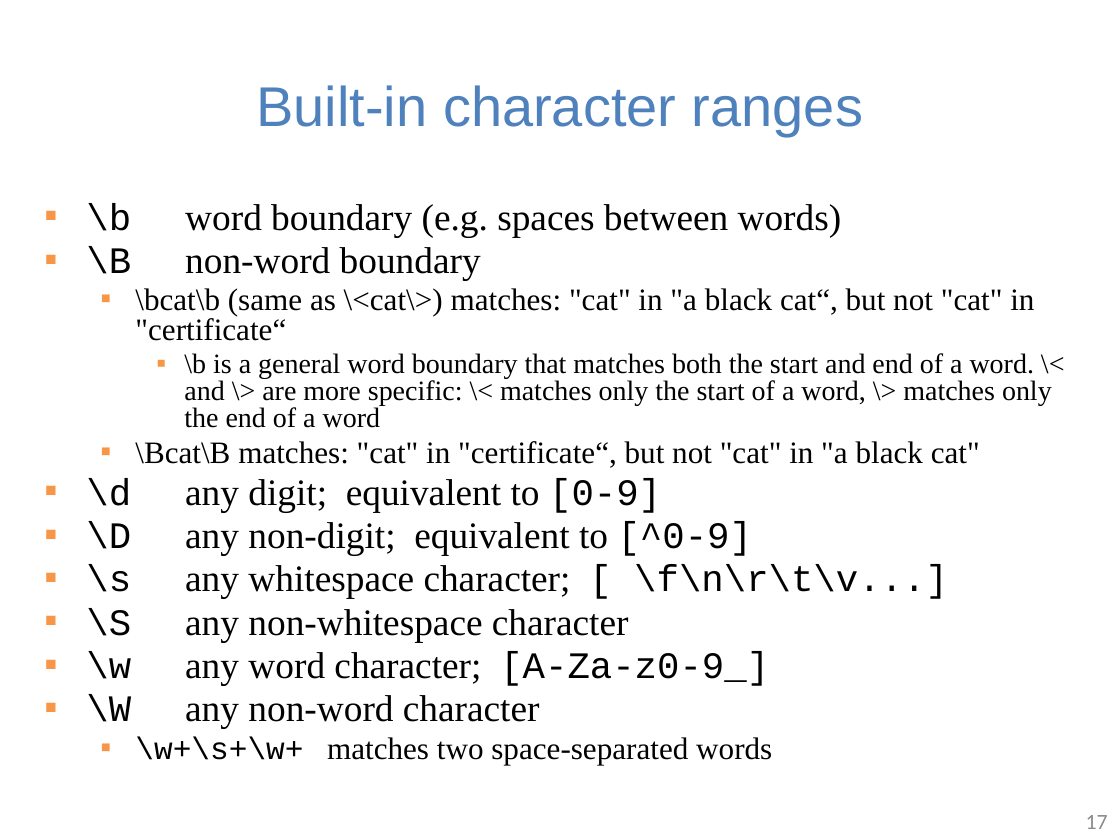
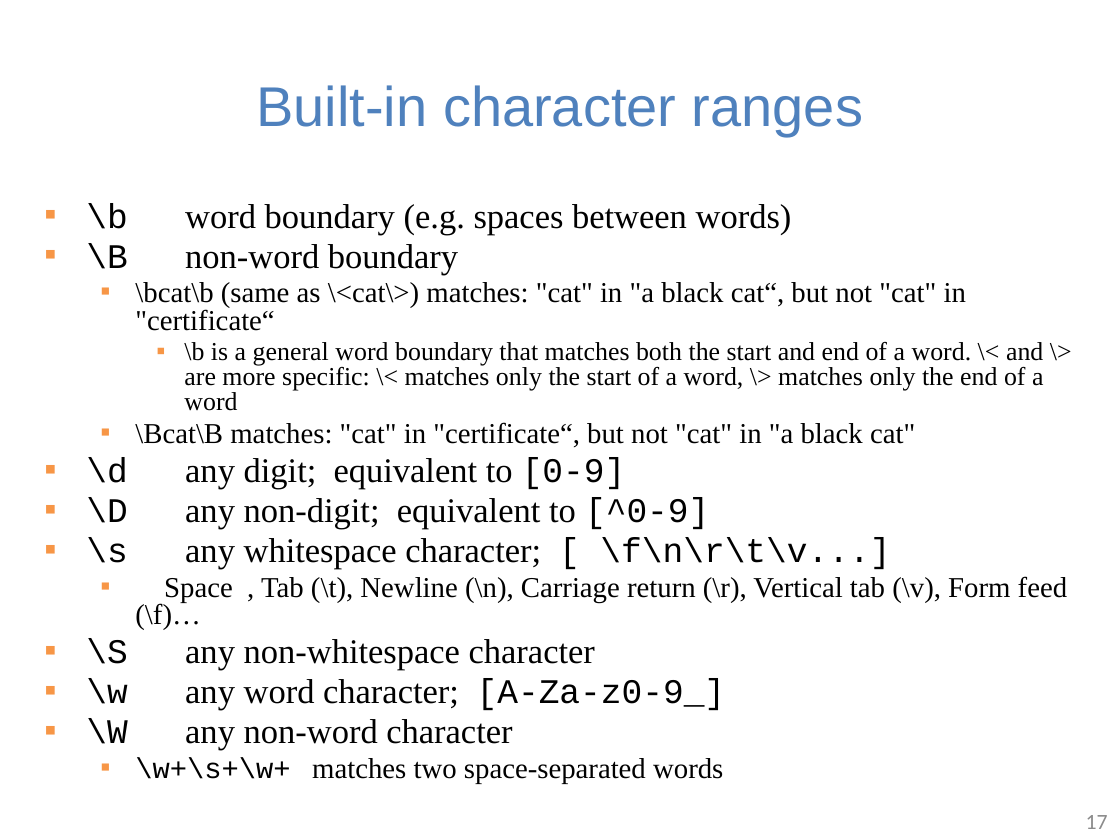
Before and after one commit to guhofstra/CSC111Fa25, a slide deck: slide 17 of PPTs/Lecture 4-string in java.pptx. Drawn at 1120x840 pixels with LibreOffice and Linux fonts; fonts in the diff are those of the drawing. Boxes give left, top, right and bottom in pixels: in the first picture for what was removed or moved away, otherwise in the second. Text is boxed around its words. In the diff, an @@ line names an element or a change of style, - is before the commit and + after.

```diff
--- a/PPTs/Lecture 4-string in java.pptx
+++ b/PPTs/Lecture 4-string in java.pptx
@@ text at (x1=86, y1=204, x2=1043, y2=784): size 24 to 22.2 pt in "\b word boundary (e.g. spaces between words)", "\B non-word boundary", "\d any digit; equivalent to [0-9]", "\D any non-digit; equivalent to [^0-9]" and 4 more places; size 20 to 18.5 pt in "\bcat\b (same as \<cat\>) matches: "cat" in ...", "\Bcat\B matches: "cat" in "certificate“, but not ...", "\w+\s+\w+ matches two space-separated words"; size 18 to 16.6 pt in "\b is a general word boundary that ..." @@
@@ text at (x1=135, y1=576, x2=1067, y2=630): paragraph added @@
+  ▪ Space , Tab (\t), Newline (\n), Carriage return (\r), Vertical tab (\v), Form feed (\f)…
```
Also in this commit, not shown: 2 other slides changed, 3 slides added, 2 other files.
